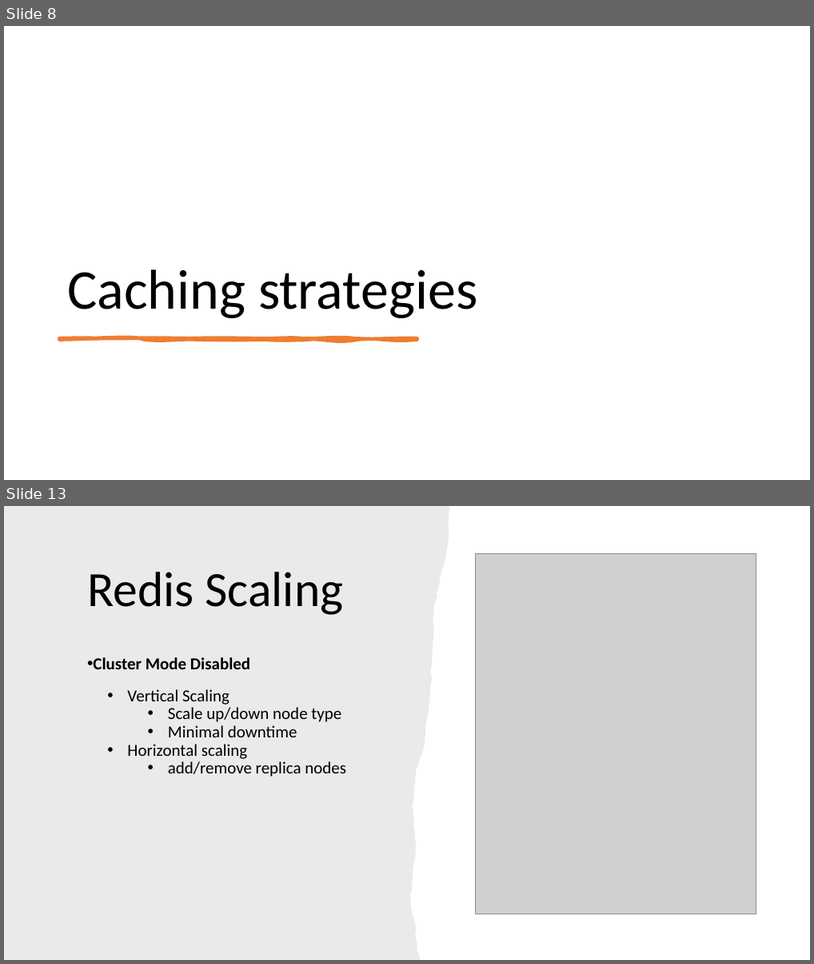
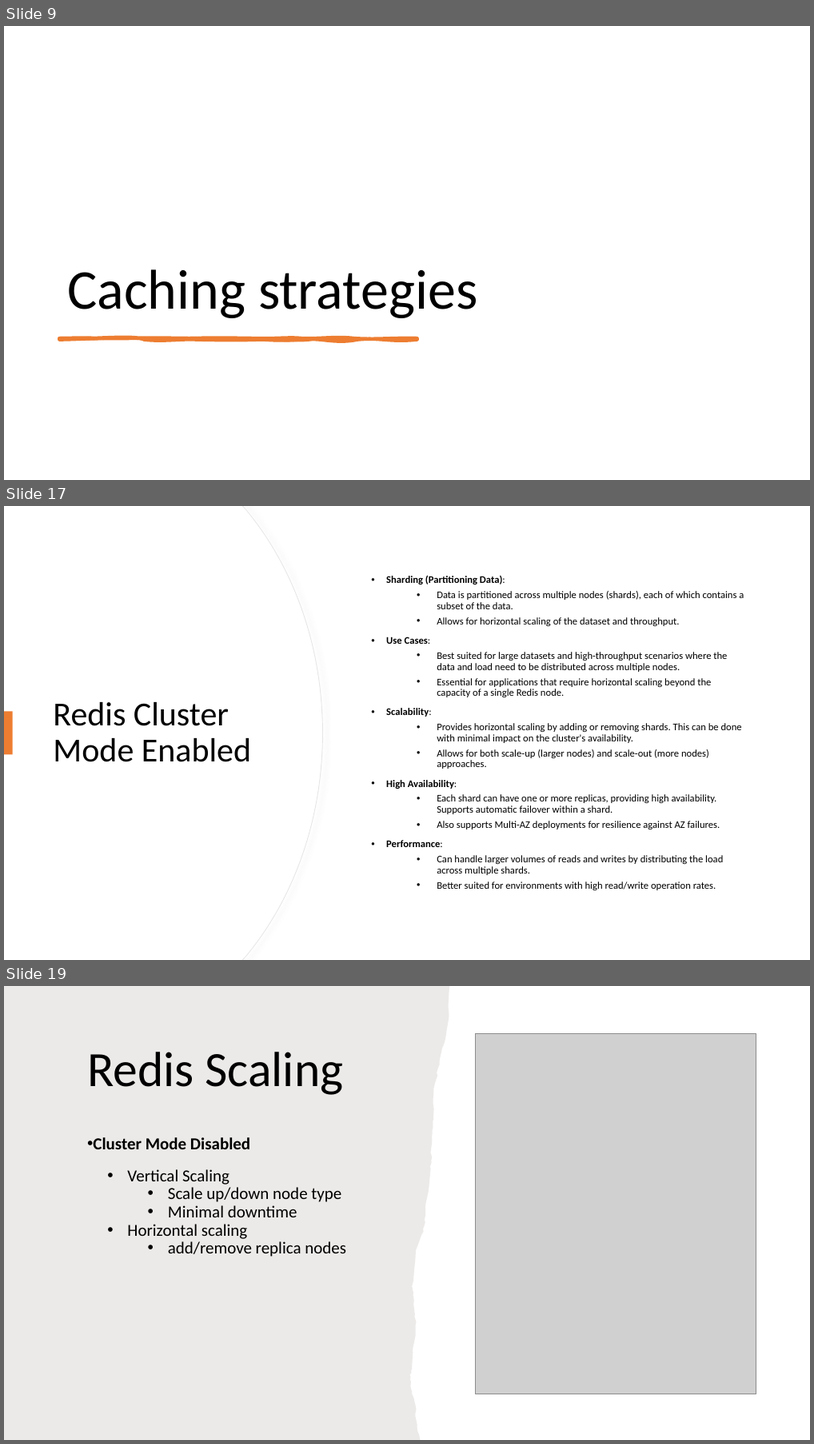
Before and after one commit to IlyaChakun/aws-iba-courses, a slide deck: lecture-materials/Databases/elastiCache/elastiCache.pptx. Shown one above the other, each under a label of ours: slides 8 and 13 before the commit, slides 9, 17 and 19 after it; the slides between them are not shown. The pictures are 814x964 and 814x1444 pixels, drawn with LibreOffice and Linux fonts; fonts in the diff are those of the drawing; grey boxes stand for pictures. Boxes give left, top, right and bottom in pixels: in the first picture for what was removed or moved away, otherwise in the second. Text is boxed around its words. In the diff, an @@ line names an element or a change of style, - is before the commit and + after.

```diff
--- a/lecture-materials/Databases/elastiCache/elastiCache.pptx
+++ b/lecture-materials/Databases/elastiCache/elastiCache.pptx
@@ slide 17 added at box(4, 506, 810, 960), background #FFFFFF @@
@@ freeform shape added at box(4, 506, 322, 959), fill #FFFFFF, outline #E6E6E6 0.75 pt @@
@@ freeform shape added at box(4, 506, 322, 959), fill #FFFFFF @@
@@ text added at box(386, 576, 744, 890), 9 pt, text #000000 @@
+• Sharding (Partitioning Data):
+  • Data is partitioned across multiple nodes (shards), each of which contains a subset of the data.
+  • Allows for horizontal scaling of the dataset and throughput.
+• Use Cases:
+  • Best suited for large datasets and high-throughput scenarios where the data and load need to be distributed across multiple nodes.
+  • Essential for applications that require horizontal scaling beyond the capacity of a single Redis node.
+• Scalability:
+  • Provides horizontal scaling by adding or removing shards. This can be done with minimal impact on the cluster's availability.
+  • Allows for both scale-up (larger nodes) and scale-out (more nodes) approaches.
+• High Availability:
+  • Each shard can have one or more replicas, providing high availability. Supports automatic failover within a shard.
+  • Also supports Multi-AZ deployments for resilience against AZ failures.
+• Performance:
+  • Can handle larger volumes of reads and writes by distributing the load across multiple shards.
+  • Better suited for environments with high read/write operation rates.
@@ rectangle added at box(4, 711, 12, 754), fill #ED7D31 @@
@@ title added at box(53, 702, 251, 762), 30 pt, text #000000 @@
+Redis Cluster Mode Enabled
@@ what was slide 8 is now slide 9 @@
@@ what was slide 13 is now slide 19 @@
```
Also in this commit, not shown: 5 slides changed, 7 other slides added, 3 slides removed, 14 other files.
